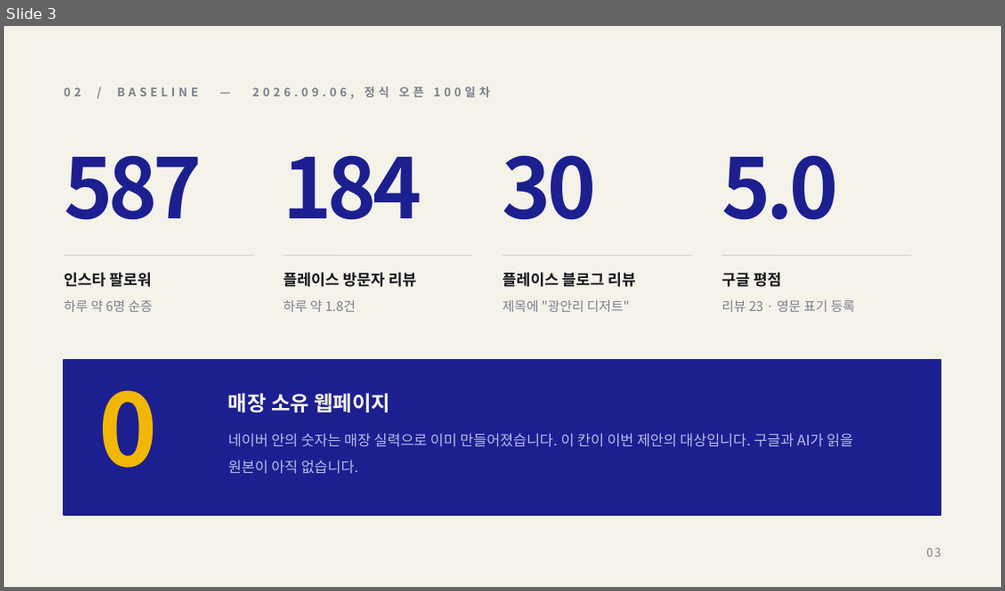
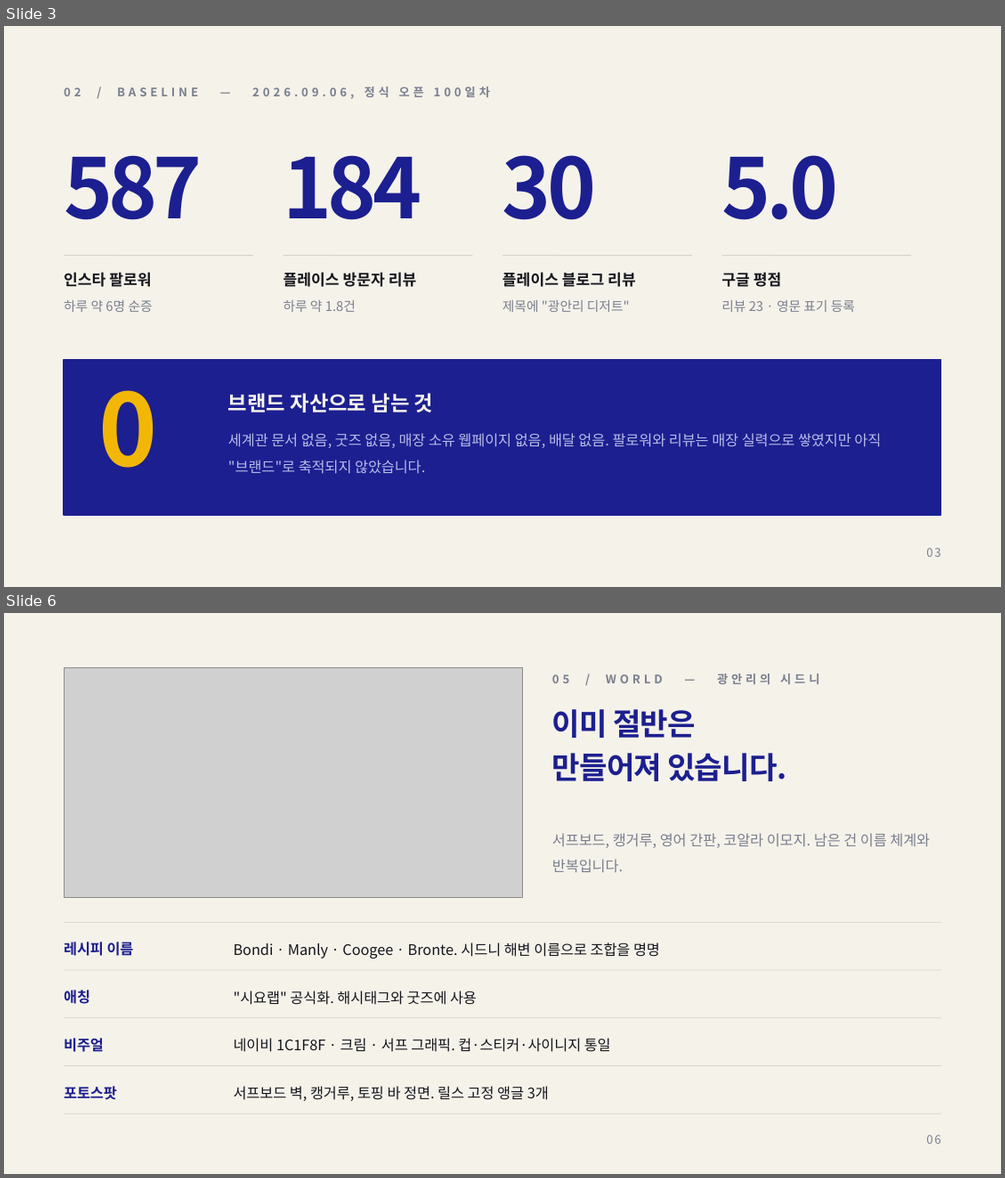
Before and after one commit to severaljama-hue/advertising-agency, a slide deck: docs/sydney-yogurt-lab/proposal.pptx. Shown one above the other, each under a label of ours: slide 3 before the commit, slides 3 and 6 after it; the slides between them are not shown. The pictures are 1005x591 and 1005x1178 pixels, drawn with LibreOffice and Linux fonts; fonts in the diff are those of the drawing; grey boxes stand for pictures. Boxes give left, top, right and bottom in pixels: in the first picture for what was removed or moved away, otherwise in the second. Text is boxed around its words. In the diff, an @@ line names an element or a change of style, - is before the commit and + after.

```diff
--- a/docs/sydney-yogurt-lab/proposal.pptx
+++ b/docs/sydney-yogurt-lab/proposal.pptx
@@ slide 6 added at (x1=4, y1=613, x2=1001, y2=1174), background #F5F2EA @@
@@ picture added at (x1=64, y1=668, x2=522, y2=897) @@
@@ text added at (x1=552, y1=674, x2=819, y2=684), 8.5 pt, text #7A7F8E, bold @@
+05 / WORLD — 광안리의 시드니
@@ text added at (x1=552, y1=709, x2=787, y2=781), 22 pt, text #1C1F8F, bold @@
+이미 절반은
+만들어져 있습니다.
@@ text added at (x1=552, y1=833, x2=930, y2=872), 10.5 pt, text #7A7F8E @@
+서프보드, 캥거루, 영어 간판, 코알라 이모지. 남은 건 이름 체계와 반복입니다.
@@ line added from (64, 922) to (941, 922), #D6D3CA 0.5 pt @@
@@ text added at (x1=64, y1=941, x2=134, y2=956), 10.5 pt, text #1C1F8F, bold @@
+레시피 이름
@@ text added at (x1=234, y1=942, x2=660, y2=958), 10.5 pt, text #15161C @@
+Bondi · Manly · Coogee · Bronte. 시드니 해변 이름으로 조합을 명명
@@ line added from (64, 970) to (941, 970), #D6D3CA 0.5 pt @@
@@ text added at (x1=64, y1=989, x2=90, y2=1004), 10.5 pt, text #1C1F8F, bold @@
+애칭
@@ text added at (x1=234, y1=990, x2=477, y2=1005), 10.5 pt, text #15161C @@
+"시요랩" 공식화. 해시태그와 굿즈에 사용
@@ line added from (64, 1018) to (941, 1018), #D6D3CA 0.5 pt @@
@@ text added at (x1=64, y1=1038, x2=104, y2=1052), 10.5 pt, text #1C1F8F, bold @@
+비주얼
@@ text added at (x1=234, y1=1038, x2=611, y2=1052), 10.5 pt, text #15161C @@
+네이비 1C1F8F · 크림 · 서프 그래픽. 컵·스티커·사이니지 통일
@@ line added from (64, 1065) to (941, 1065), #D6D3CA 0.5 pt @@
@@ text added at (x1=64, y1=1086, x2=117, y2=1100), 10.5 pt, text #1C1F8F, bold @@
+포토스팟
@@ text added at (x1=234, y1=1086, x2=549, y2=1101), 10.5 pt, text #15161C @@
+서프보드 벽, 캥거루, 토핑 바 정면. 릴스 고정 앵글 3개
@@ line added from (64, 1113) to (941, 1113), #D6D3CA 0.5 pt @@
@@ text added at (x1=926, y1=1135, x2=940, y2=1143), 8.5 pt, text #7A7F8E @@
+06
@@ slide 3 changed as well @@
@@ text at (x1=228, y1=393, x2=433, y2=412): text changed @@
-매장 소유 웹페이지
+브랜드 자산으로 남는 것
@@ text at (x1=228, y1=433, x2=881, y2=474): text changed @@
-네이버 안의 숫자는 매장 실력으로 이미 만들어졌습니다. 이 칸이 이번 제안의 대상입니다. 구글과 AI가 읽을 원본이 아직 없습니다.
+세계관 문서 없음, 굿즈 없음, 매장 소유 웹페이지 없음, 배달 없음. 팔로워와 리뷰는 매장 실력으로 쌓였지만 아직 "브랜드"로 축적되지 않았습니다.
```
Also in this commit, not shown: 2 other slides changed, 10 other slides added, 9 slides removed, 1 other file.
